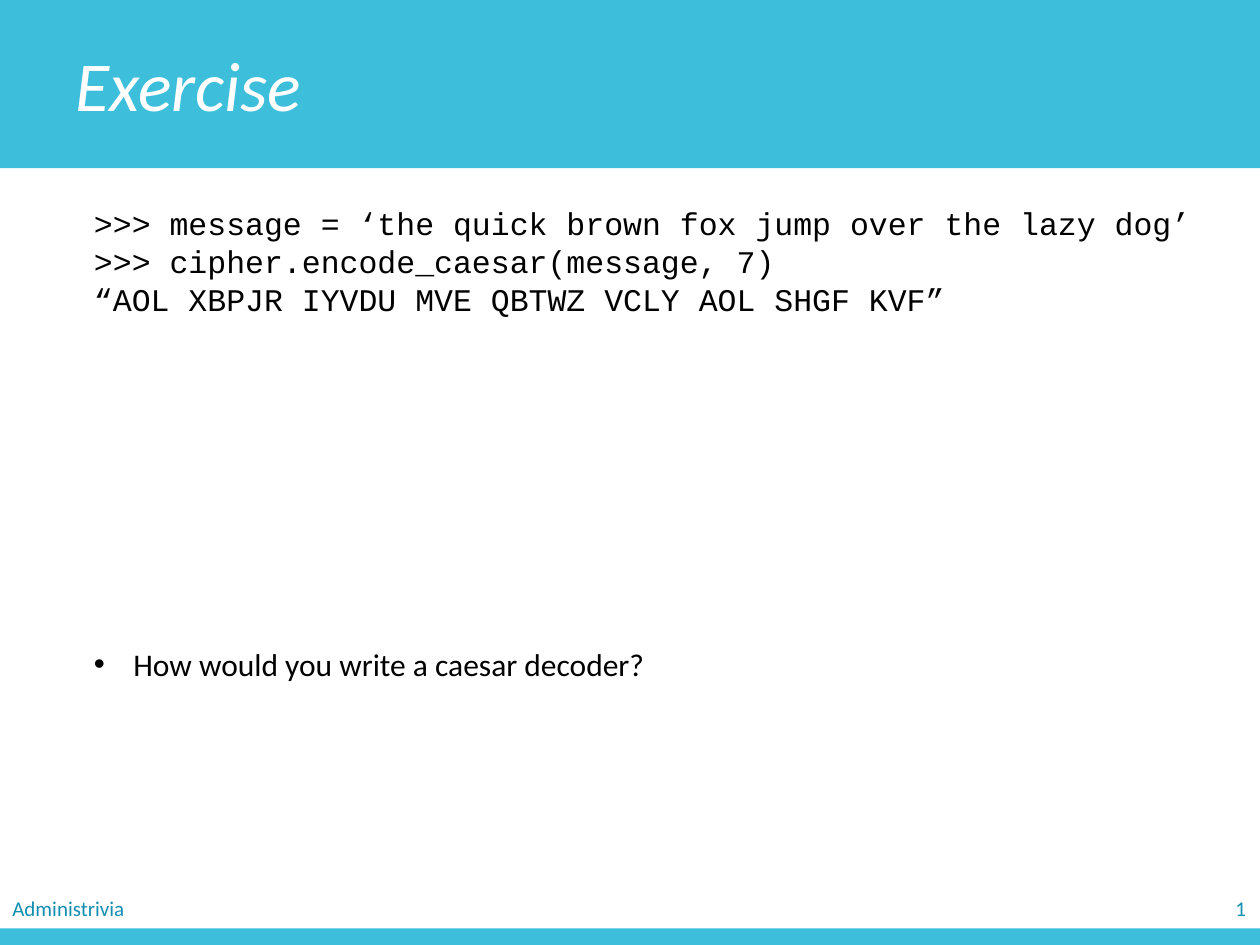
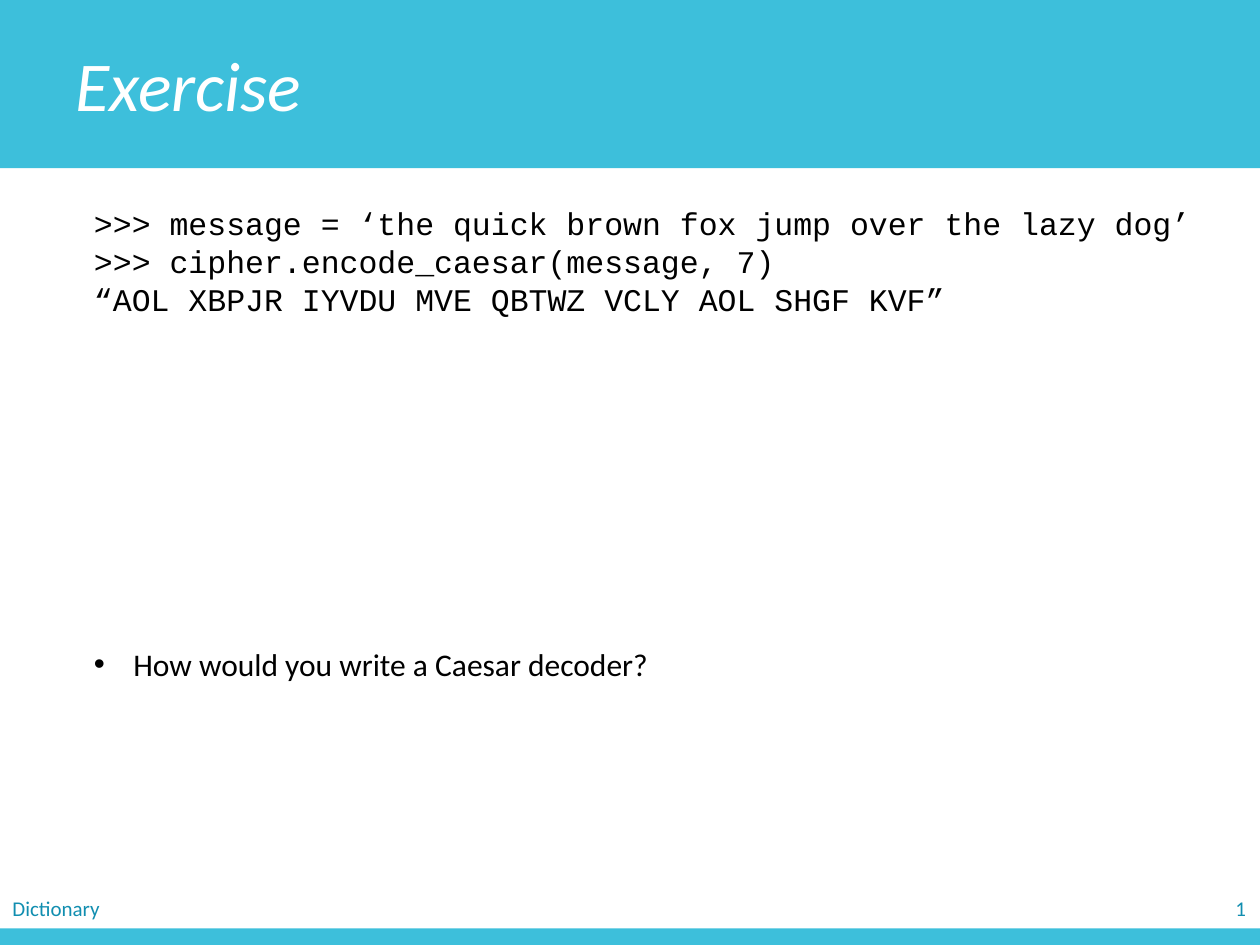
Before and after one commit to zichengliao/zuics101-fa17, a slide deck: slide 20 of lectures/lec11/lec11.pptx. Drawn at 1260x945 pixels with LibreOffice and Linux fonts; fonts in the diff are those of the drawing. Boxes give left, top, right and bottom in pixels: in the first picture for what was removed or moved away, otherwise in the second. Text is boxed around its words. In the diff, an @@ line names an element or a change of style, - is before the commit and + after.

```diff
--- a/lectures/lec11/lec11.pptx
+++ b/lectures/lec11/lec11.pptx
@@ text at <box>133,654,648,681</box>: text changed @@
-• How would you write a caesar decoder?
+• How would you write a Caesar decoder?
@@ text removed at <box>12,901,124,916</box> @@
-Administrivia
@@ text added at <box>12,901,99,920</box>, 12 pt, text #118EB0 @@
+Dictionary
```
Also in this commit, not shown: 29 other slides changed, 1 slide removed, 2 other files.
